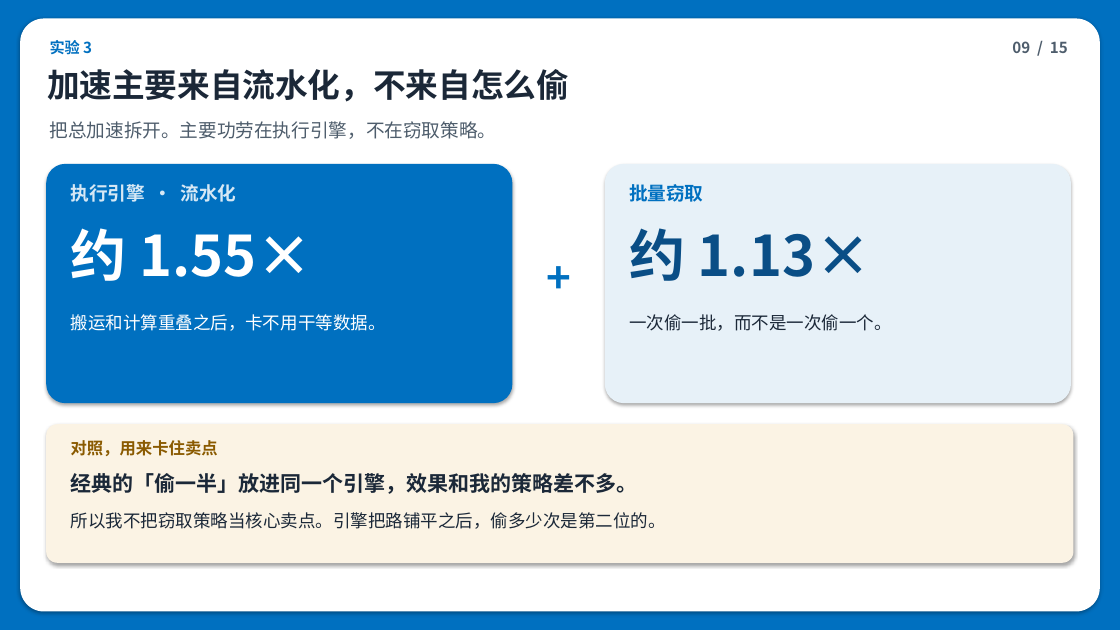
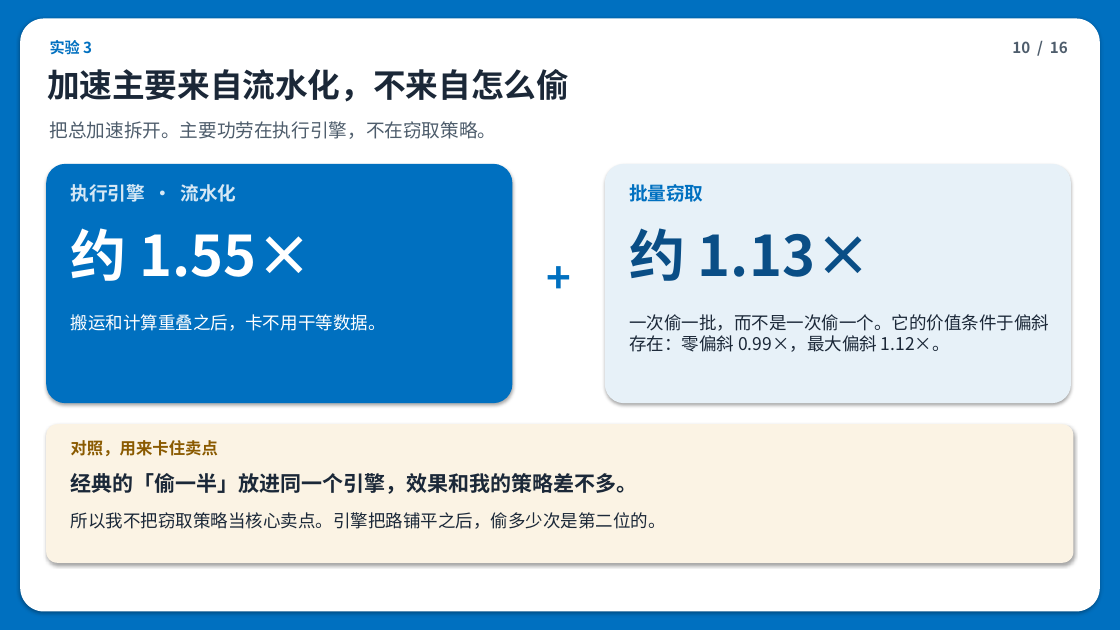
Before and after one commit to clearleo126/ferry, a slide deck: slide 10 of Ferry-导师汇报.pptx (slide 9 before the commit). Drawn at 1120x630 pixels with LibreOffice and Linux fonts; fonts in the diff are those of the drawing. Boxes give left, top, right and bottom in pixels: in the first picture for what was removed or moved away, otherwise in the second. Text is boxed around its words. In the diff, an @@ line names an element or a change of style, - is before the commit and + after.

Commit message:
docs: 汇报 PPT 增补偏斜扫描（15 → 16 页）
实验 1 页重做为偏斜扫描页：6 档 ×5 次（imb 0 → 1.73），C/A 1.14–2.01×、
Ferry 耗时 ±4%、静态分配 +70%；新增「偏斜从哪来」页（前缀缓存亲和性 →
热度不均 → 负载集中），把偏斜度定位为扫描变量而非假设值。
实验 2/3 页口径同步更新（范围口径 + 批窃取价值条件于偏斜）。

```diff
--- a/Ferry-导师汇报.pptx
+++ b/Ferry-导师汇报.pptx
@@ text at (1012,41,1068,53): text changed @@
-09 / 15
+10 / 16
@@ text at (629,314,1049,352): text changed @@
-一次偷一批，而不是一次偷一个。
+一次偷一批，而不是一次偷一个。它的价值条件于偏斜存在：零偏斜 0.99×，最大偏斜 1.12×。
```
Also in this commit, not shown: 12 other slides changed, 2 slides added, 1 slide removed.
